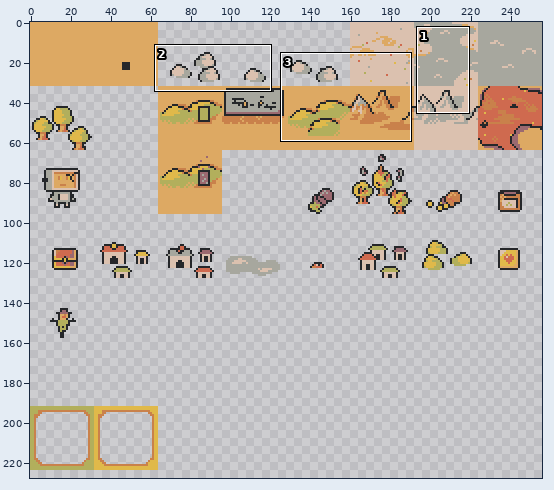
File history of a sprite sheet, assets/texture.png. Above: a wide view before the commit, with the close-up outlined.
Close-up. The starting point:
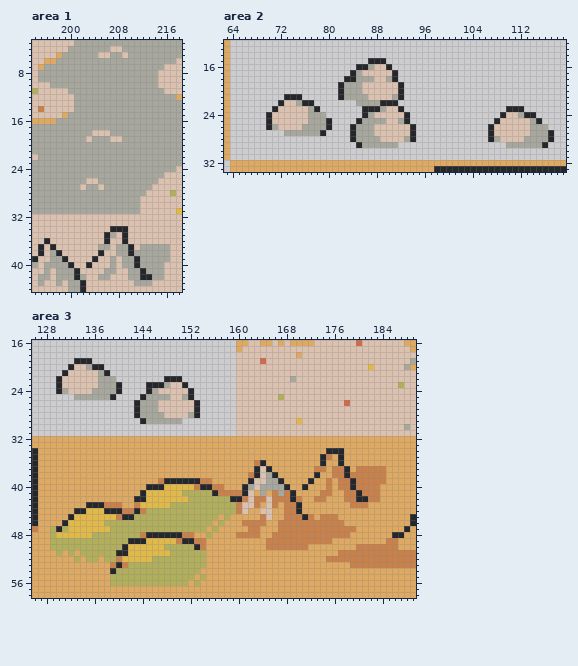
The file is 256x256 pixels. Pixels under 10% opacity are left out. Shown: area 1: x 194..218, y 3..44; area 2: x 63..119, y 12..33; area 3: x 126..189, y 16..58. The wide view leaves out empty margins. The commit also changed other parts of the picture, which this record leaves out.
Once edited:
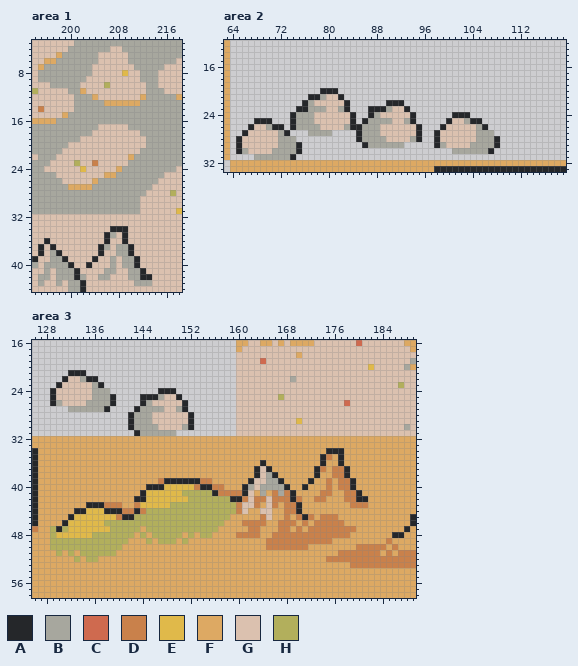
Palette (. is transparent): A #25272a  B #a7a79e  C #cf6a4f  D #c9814b  E #e0b94a  F #dda963  G #dbc1af  H #b2af5c
Changes in this commit:
Area 1:
y 5: x 207..208 BB -> GG
y 6: x 205..209 BBBBB -> GGGGG
y 7: x 204..210 BBBBBBB -> GGGGGGG
y 8: x 204..211 BBBBBBBB -> GGGGGEGG
y 9: x 203..211 BBBBBBBBB -> GGGGGGGGG
y 10: x 202..212 BBBBBBBBBBB -> GGGGHGGGGGG
y 11: x 202..212 BBBBBBBBBBB -> FGGGGGGGGGG
y 12: x 204..212 BBBBBBBBB -> FGGGGGGGF
y 13: x 206..211 BBBBBB -> FFFFFF
y 17: x 205..209 BBBBB -> GGGGG
y 18: x 207..211 BBBBB -> GGGGG
y 19: x 202 B -> G; x 204..206 BBB -> GGG; x 209..212 BBBB -> GGGG
y 20: x 200..212 BBBBBBBBBBBBB -> GGGGGGGGGGGGG
y 21: x 199..211 BBBBBBBBBBBBB -> GGGGGGGGGGGGG
y 22: x 198..210 BBBBBBBBBBBBB -> GGGGGGGGGGGGF
y 23: x 197..209 BBBBBBBBBBBBB -> GGGGHGGDGGGGG
y 24: x 196..208 BBBBBBBBBBBBB -> GGGGGGEGGGGGF
y 25: x 198..207 BBBBBBBBBB -> GGGGGGGGFF
y 26: x 199..202 BBBB -> GGGG; x 204 G -> F
y 27: x 200..203 BBGB -> FFFF; x 205 G -> B
y 37: x 205 B -> A; x 212..216 BBBBB -> GGGGG
y 38: x 211..216 BBBBBB -> GGGGGG
y 39: x 212..216 BBBBB -> GGGGG
y 40: x 212..215 BBBB -> GGGG
y 41: x 213..215 BBB -> GGG
y 42: x 214..215 BB -> GG
Area 2:
y 15: x 87..89 AAA -> ...
y 16: x 85..90 AABGGA -> ......
y 17: x 84..91 ABGGGGGA -> ........
y 18: x 83..91 AABBBGGBA -> .........
y 19: x 82..92 ABBBGGGGGGA -> ...........
y 20: x 79..92 ...ABBBGGGGGGA -> AAA...........
y 21: x 73..75 AAA -> ...; x 77..81 ..... -> AABGG; x 83..92 BBBBGGGGBA -> ..........
y 22: x 72..75 AGGB -> ....; x 77..83 A...... -> BGGGGGA; x 85..89 BBBBA -> .....; x 92 . -> A
y 23: x 71..76 AGGGGG -> ....AA; x 78..83 A..... -> BBGGBA; x 86 A -> .; x 89..90 BG -> AB; x 92..93 A. -> GA; x 110..112 AAA -> ...
y 24: x 70..76 AGGGGGG -> ....ABB; x 78..84 BB..... -> GGGGGGA; x 86..88 ABG -> .AB; x 93..94 A. -> GA; x 101..103 ... -> AAA; x 109..114 AGGBAA -> ......
y 25: x 68..69 .. -> AA; x 71..76 GGGGGG -> ...ABB; x 78..86 BBA....AB -> GGGGGGA.A; x 90 G -> B; x 92..94 BA. -> GBA; x 100..105 ...... -> AGGBAA; x 108..115 AGGGGGBA -> ........
y 26: x 67..75 ...ABGGGG -> AGGBAA.AB; x 79..83 BA... -> GGGGB; x 85 B -> A; x 88 G -> B; x 94..95 A. -> GA; x 99..116 ........AGGGGGGBBB -> AGGGGGBA..........
y 27: x 66..76 .......BBBB -> AGGGGGBA...; x 79..80 A. -> BB; x 84..85 AB -> .A; x 88 G -> B; x 94..95 A. -> GA; x 98..117 .........AGGGGGGBBBA -> AGGGGGGBBB..........
y 28: x 65..74 .......... -> AGGGGGGBBB; x 84..85 AB -> .A; x 89 G -> B; x 93..95 BA. -> GBA; x 98..117 .........ABGGGGBBBBA -> AGGGGGGBBBA.........
y 29: x 65..75 ........... -> AGGGGGGBBBA; x 85..86 AB -> .A; x 92 . -> B; x 98..108 ........... -> ABGGGGBBBBA; x 110..116 BBBBBBA -> .......
y 30: x 65..75 ........... -> ABGGGGBBBBA; x 101..107 ....... -> BBBBBBA
y 31: x 68..74 ....... -> BBBBBBA
Area 3:
y 19: x 133..135 AAA -> ...
y 20: x 132..137 AGGBAA -> ......
y 21: x 131..138 AGGGGGBA -> .AAA....
y 22: x 130..131 AG -> .A; x 134..139 GGGBBB -> BAA...; x 148..150 AAA -> ...
y 23: x 136..140 GBBBA -> BA...; x 145..151 AAABGGA -> .......
y 24: x 129..131 .AB -> AGG; x 139..140 BA -> ..; x 145..152 ABGGGGGA -> ..AAA...
y 25: x 129..135 ....BBB -> AGGGGGG; x 145..146 BB -> AA; x 148 B -> G; x 150..152 GBA -> A..
y 26: x 129..139 ........... -> ABGGGGBBBBA; x 143..144 AB -> .A; x 146 B -> G; x 151..153 GGA -> A..
y 27: x 132..138 ....... -> BBBBBBA; x 147 G -> B; x 150..153 GGGA -> BA..
y 28: x 142..143 .A -> AB; x 146..147 BB -> GG; x 152..153 BA -> A.
y 29: x 142..144 ..A -> ABB; x 146..152 BBBBB.. -> GGGGGGA
y 30: x 142..152 ........... -> ABBBBGGGGBA
y 31: x 143..149 ....... -> ABBBBBB
y 36: x 163 D -> F
y 37: x 173 D -> A; x 180..184 DDDDD -> FFFFF
y 38: x 162 D -> F; x 179..184 DDDDDD -> FFFFFF
y 39: x 180..184 DDDDD -> FFFFF
y 40: x 180..183 DDDD -> FFFF
y 41: x 181..183 DDD -> FFF
y 42: x 182..183 DD -> FF
y 45: x 157 F -> H; x 169 D -> F
y 46: x 156 F -> H; x 170 D -> F; x 172 D -> F
y 47: x 144 H -> F; x 155 F -> H; x 169 D -> F; x 171 D -> F
y 48: x 143..152 HDAAAAAADD -> FHFHHHHHFH; x 154 F -> H
y 49: x 142..154 AAAEEEEEDAADD -> FFFHFHHHFHFFF; x 186 D -> F
y 50: x 141..154 AEEEEEEHHHHHAD -> FFFFFFFFFFFFFF; x 185 D -> F
y 51: x 140..154 AAEEEEEEEHHHHHH -> FFFFFFFFFFFFFFF; x 184 D -> F; x 186 D -> F
y 52: x 138..154 HHDEEEEEHHHHHHHHH -> FFFFFFFFFFFFFFFFF
y 53: x 139..154 DADHHHHHHHHHHHHH -> FFFFFFFFFFFFFFFF
y 54: x 139..153 AHHHHHHHHHHHHHH -> FFFFFFFFFFFFFFF
y 55: x 139..152 HHHHHHHHHHHHHH -> FFFFFFFFFFFFFF; x 154 H -> F
y 56: x 139..151 HHHHHHHHHHHHH -> FFFFFFFFFFFFF; x 153 H -> F
